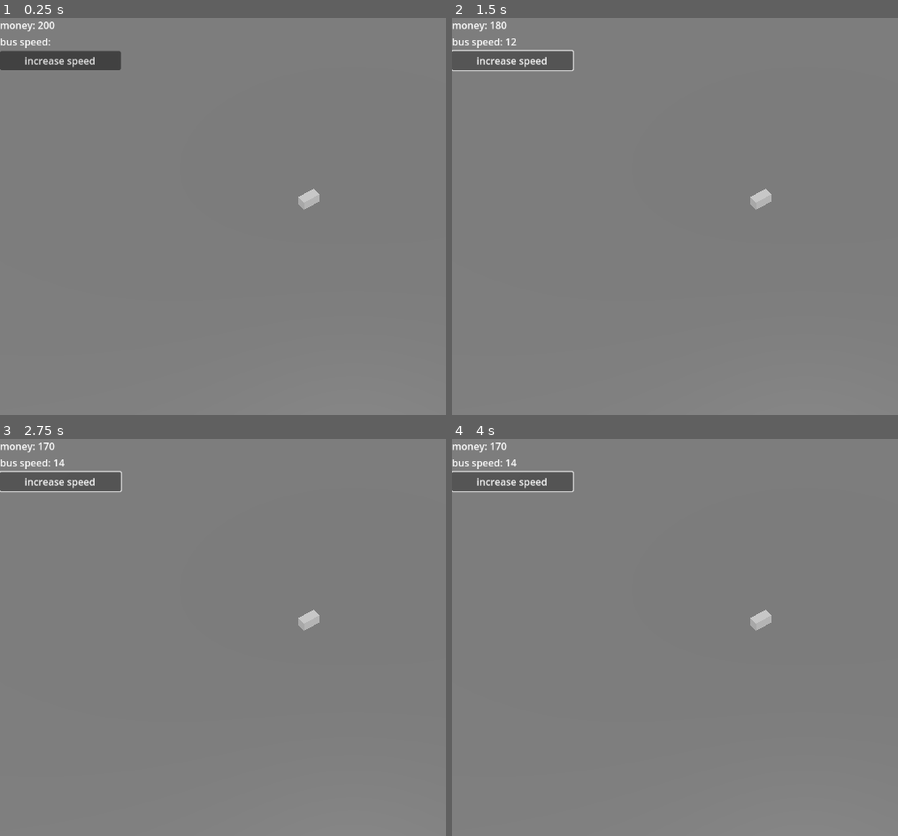
Above: before the commit, frames 1-4 (two rows, left to right).
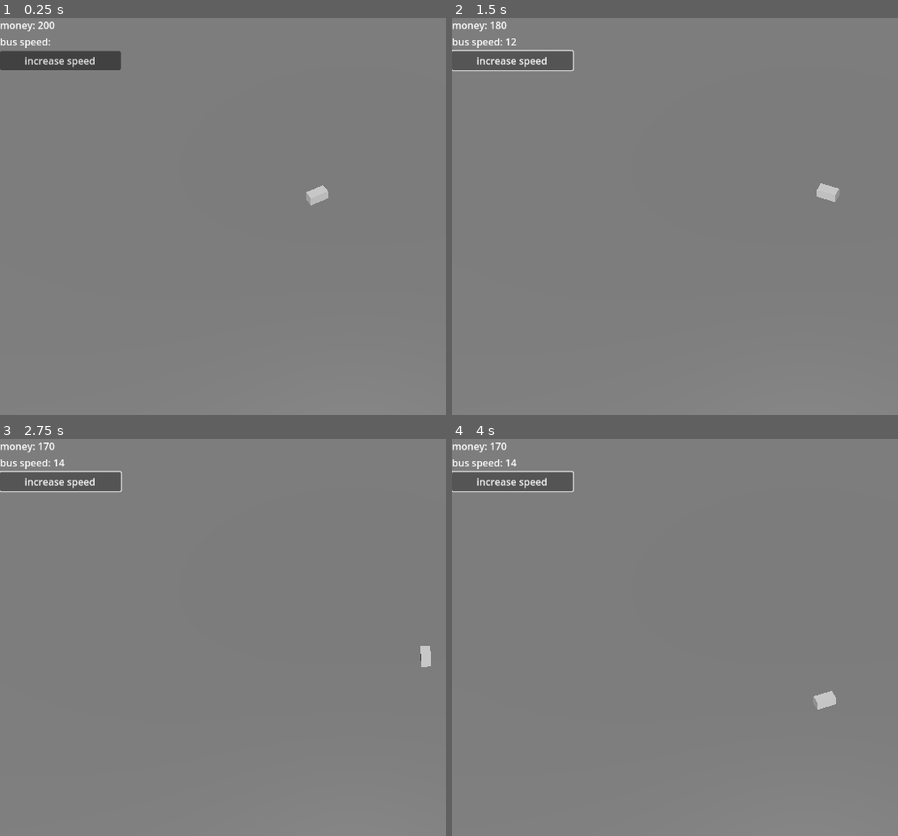
Above: after the commit, the same moments.

Repository: RaymoZou/gmtk-2025
Game: Godot game, scene res://main.tscn
The game is run twice, just before and just after one commit, with the same random seed, the same clock (stepped at 60 frames per second) and the same inputs.
Inputs:
- Up to frame 1 (0.25 s): no input
- Up to frame 2 (1.5 s): click "increase speed" at 0.5 s; click "increase speed" at 1.25 s
- Up to frame 3 (2.75 s): click "increase speed" at 2 s
- Up to frame 4 (4 s): no input

The runs differ from the first frame. In frame 1, 0.2% of the frame differs, in the area x 66-74%, y 42-49%; in frame 2, 0.3%; in frame 3, 0.3%; in frame 4, 0.3%, in the area x 66-87%, y 42-69%.
Error before the commit: Invalid access to property or key 'speed' on a base object of type 'null instance'. (res://scripts/move.gd:4)

Commit message:
fix: main scene reference to bus

Diff:
--- a/main.tscn
+++ b/main.tscn
@@ -32,5 +32,6 @@
 transform = Transform3D(0.609021, 0, -0.793144, 0, 1, 0, 0.793144, 0, 0.609021, -9, 0, -9)
 script = ExtResource("1_0xm2m")
 
-[node name="bus" parent="Path3D/PathFollow3D" instance=ExtResource("1_ig7tw")]
+[node name="Bus" parent="Path3D/PathFollow3D" instance=ExtResource("1_ig7tw")]
+unique_name_in_owner = true
 transform = Transform3D(-5.96046e-08, 0, 1, 0, 1, 0, -1, 0, -5.96046e-08, 0, 0, 0)
--- a/scripts/move.gd
+++ b/scripts/move.gd
@@ -1,7 +1,8 @@
 extends PathFollow3D
 
+# NOTE: we're only able to use % here because it assumes we only have one bus
 func move(delta):
-	progress += $Bus.speed * delta
+	progress += %Bus.speed * delta
 
 func _physics_process(delta: float) -> void:
 	move(delta)
